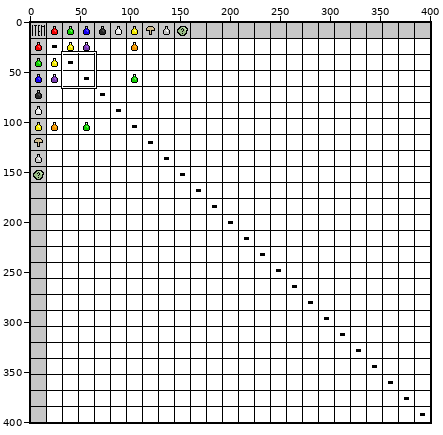
Two states of a sprite sheet, Recipes.png. The picture above shows the old version from afar; the outline marks the close-up.
Close-up. Before the edit:
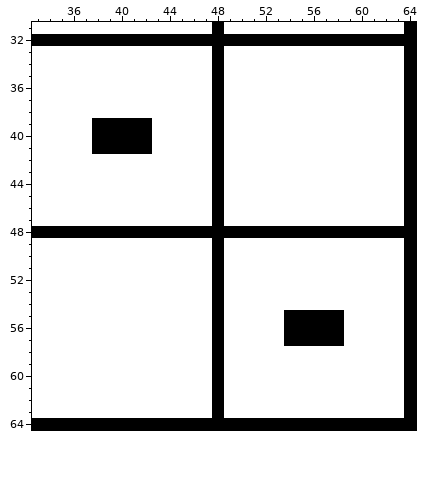
The file is 401x401 pixels. Shown: x 33..64, y 31..64.
The same view after the edit:
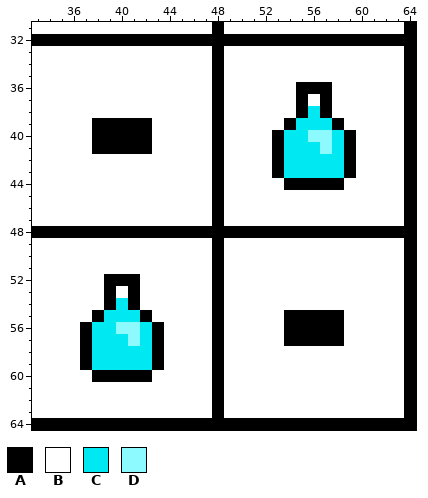
Palette (. is transparent): A #000000  B #ffffff  C #00e8f2  D #8cfaff
Changes in this commit:
y 36: x 55..57 BBB -> AAA
y 37: x 55 B -> A; x 57 B -> A
y 38: x 55..57 BBB -> ACA
y 39: x 54..58 BBBBB -> ACCCA
y 40: x 53..59 BBBBBBB -> ACCDDCA
y 41: x 53..59 BBBBBBB -> ACCCDCA
y 42..43: x 53..59 BBBBBBB -> ACCCCCA
y 44: x 54..58 BBBBB -> AAAAA
y 52: x 39..41 BBB -> AAA
y 53: x 39 B -> A; x 41 B -> A
y 54: x 39..41 BBB -> ACA
y 55: x 38..42 BBBBB -> ACCCA
y 56: x 37..43 BBBBBBB -> ACCDDCA
y 57: x 37..43 BBBBBBB -> ACCCDCA
y 58..59: x 37..43 BBBBBBB -> ACCCCCA
y 60: x 38..42 BBBBB -> AAAAA
